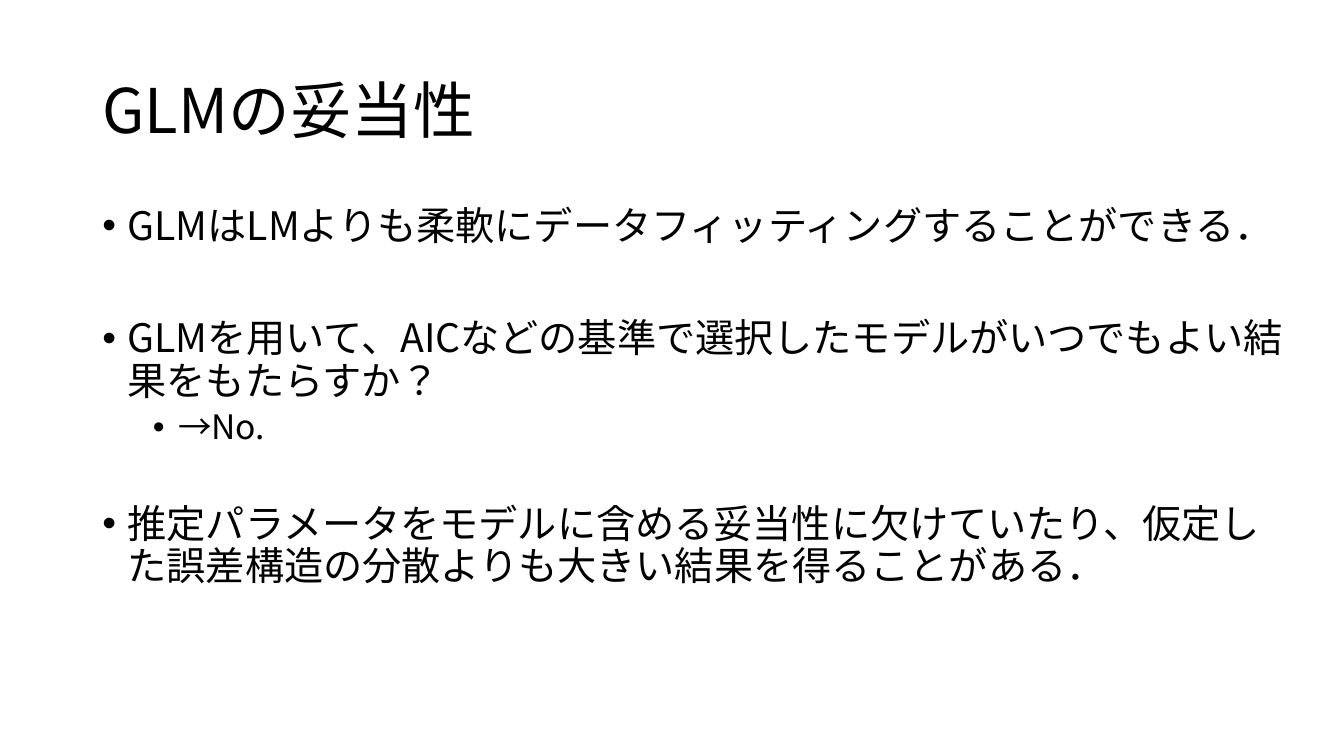
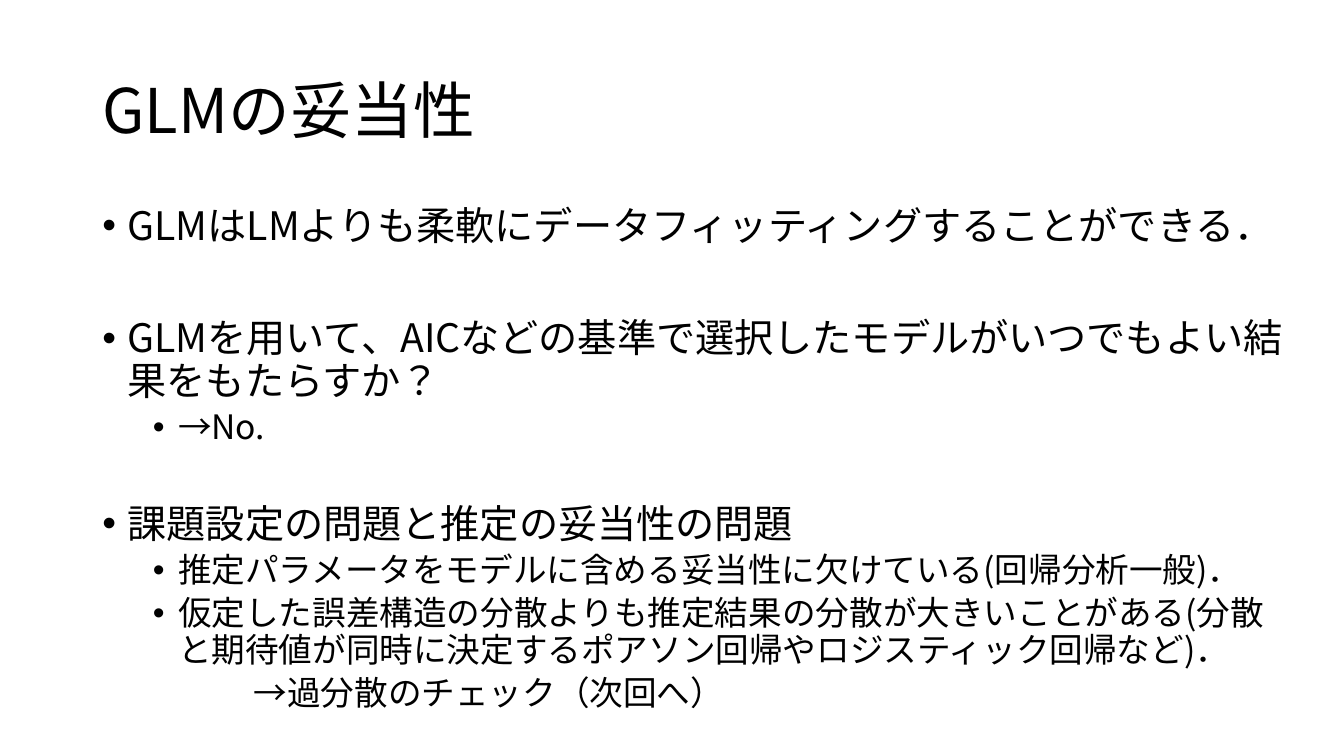
Before and after one commit to KoHMB/Shigen_kensyu_FRA, a slide deck: slide 8 of R/スライド/第28回.pptx. Drawn at 1344x756 pixels with LibreOffice and Linux fonts; fonts in the diff are those of the drawing. Boxes give left, top, right and bottom in pixels: in the first picture for what was removed or moved away, otherwise in the second. Text is boxed around its words. In the diff, an @@ line names an element or a change of style, - is before the commit and + after.

Commit message:
update 2xth pptx

```diff
--- a/R/スライド/第28回.pptx
+++ b/R/スライド/第28回.pptx
@@ text at [128,505,1264,708]: text changed; size 28 to 24 pt @@
-• 推定パラメータをモデルに含める妥当性に欠けていたり、仮定した誤差構造の分散よりも大きい結果を得ることがある．
+• 課題設定の問題と推定の妥当性の問題
+  • 推定パラメータをモデルに含める妥当性に欠けている(回帰分析一般)．
+  • 仮定した誤差構造の分散よりも推定結果の分散が大きいことがある(分散と期待値が同時に決定するポアソン回帰やロジスティック回帰など)．
+  →過分散のチェック（次回へ）
```
Also in this commit, not shown: 2 other files.
